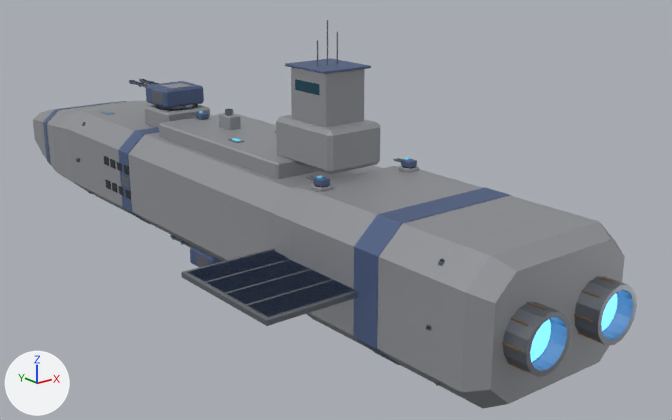
One commit to the glTF model assets/ships/earth_gun_cruiser.glb: the scene before it, then after it.
Before and after are seen from a 50 mm lens placed at (-185.0, -276.0, 100.0), pointed at (27.0, -11.0, -6.0). Every picture has the same lights, and +X, +Y and +Z are marked at lower left. The first picture is the older version. Where no turn or scale is listed for an object, it has been applied to the vertices. Vertices at exactly the same position are counted once.

The first picture shows 'FleetHull', 'mesh_pd_yaw_0', 'mesh_turret_gun_1' and 5 more.
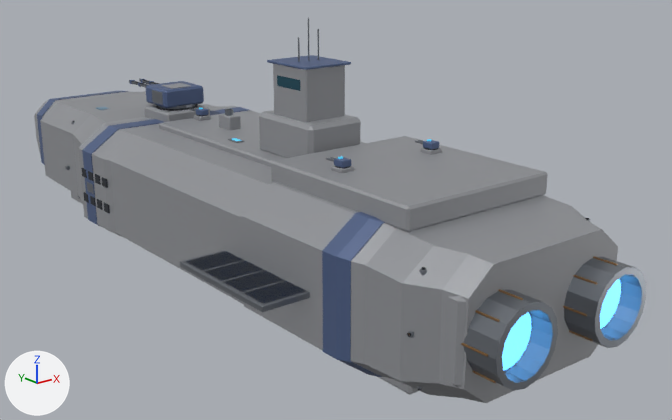
The change, as a diff of the scene's bpy script:
```diff
--- a/assets/ships/earth_gun_cruiser.glb.py
+++ b/assets/ships/earth_gun_cruiser.glb.py
@@ me_chisel_bow_001 @@
-me_chisel_bow_001.from_pydata(...)  # 3640 vertices, 6800 faces; spans x -61.0..61.0, y -145.0..186.0, z -27.0..69.0
+me_chisel_bow_001.from_pydata(...)  # 3792 vertices, 7092 faces; spans x -57.0..57.0, y -143.0..186.0, z -31.0..69.0
+# me_chisel_bow_001 part 1: the loose piece of 24 vertices spanning x -8.0..8.0, y -49.0..-31.0, z 34.0..54.0 is scaled about its middle by (3.5, 3.44, 0.308), then moved by (0.0, -38.0, -18.0)
+# me_chisel_bow_001 part 2: the loose piece of 24 vertices spanning x -11.0..11.0, y -55.0..-25.0, z 23.0..37.0 is moved by (0.0, 10.0, 0.0)
+# me_chisel_bow_001 part 3: the loose piece of 24 vertices spanning x 16.0..20.0, y -62.0..-58.0, z 21.0..22.0 is moved by (0.0, -10.0, 8.0)
+# me_chisel_bow_001 part 4: the loose piece of 24 vertices spanning x -20.0..-16.0, y -62.0..-58.0, z 21.0..22.0 is moved by (0.0, -10.0, 8.0)
+# me_chisel_bow_001 part 5: the loose piece of 16 vertices spanning x -24.0..24.0, y 142.0..150.0, z -17.0..14.0 is scaled about its middle by (1.09, 1, 1.23), then moved by (0.0, 0.0, 2.0)
+# me_chisel_bow_001 part 6: the loose piece of 16 vertices spanning x -27.0..27.0, y 52.0..60.0, z -19.0..19.0 is scaled about its middle by (1.55, 1, 1.19)
+# me_chisel_bow_001 part 7: the loose piece of 24 vertices spanning x -10.0..10.0, y -50.0..-30.0, z 54.0..55.0 is moved by (0.0, 10.0, 0.0)
+# me_chisel_bow_001 part 8: the loose piece of 24 vertices spanning x -8.0, y -46.0..-34.0, z 47.0..50.0 is moved by (0.0, 10.0, 0.0)
+# me_chisel_bow_001 part 9: the loose piece of 16 vertices spanning x 0.0, y -40.0, z 55.0..69.0 is moved by (0.0, 10.0, 0.0)
+# me_chisel_bow_001 part 10: the loose piece of 16 vertices spanning x -4.0, y -40.0, z 55.0..63.0 is moved by (0.0, 10.0, 0.0)
+# me_chisel_bow_001 part 11: the loose piece of 16 vertices spanning x 4.0, y -40.0, z 55.0..65.0 is moved by (0.0, 10.0, 0.0)
+# me_chisel_bow_001 part 12: the loose piece of 24 vertices spanning x -27.0, y 52.0..58.0, z -2.0..2.0 is moved by (-15.0, 0.0, 0.0)
+# me_chisel_bow_001 part 13: the loose piece of 24 vertices spanning x -27.0..-25.0, y -121.0..-119.0, z 16.0..17.0 is moved by (-7.0, 0.0, -1.0)
+# me_chisel_bow_001 part 14: the loose piece of 40 vertices spanning x -27.0..27.0, y -50.0..185.0, z -18.0..18.0 is rebuilt with 88 vertices and now spans x -42.0..42.0, y -50.0..185.0, z -22.0..22.0
+# me_chisel_bow_001 part 15: the loose piece of 32 vertices spanning x -30.0..30.0, y -138.0..-50.0, z -21.0..21.0 is rebuilt with 48 vertices and now spans x -41.0..41.0, y -133.0..-50.0, z -23.0..23.0
+# me_chisel_bow_001 part 16: the loose piece of 24 vertices spanning x -61.0..-27.0, y -92.0..-48.0, z -1.0..1.0 is rebuilt with 24 vertices and now spans x -57.0..-23.0, y -84.0..-40.0, z -1.0..1.0
+# me_chisel_bow_001 part 17: 88 loose pieces with 2248 vertices, spanning x -60.0..60.0, y -144.0..103.0, z -21.0..24.0, are deleted
+# me_chisel_bow_001 part 18: 4 vertices moved within x -22.0..22.0, y -137.0, z -9.0..9.0; 246 vertices removed from x -23.0..23.0, y -145.0..-117.0, z -9.0..9.0; 1390 vertices added at x -56.0..56.0, y -143.0..-19.0, z -31.0..54.0
+# me_chisel_bow_001 part 19: 4 vertices removed from x -2.0..2.0, y 38.0..42.0, z 24.0; 1196 vertices added at x -42.0..42.0, y 38.0..130.0, z -26.0..26.0
+# other edits to the shape of me_chisel_bow_001 do not show in these pictures
 me_chisel_bow_001.materials.append(mat_armor___graphite_titanium)
@@ ob_mesh_pd_yaw_0 @@
 ob_mesh_pd_yaw_0 = bpy.data.objects.new('mesh_pd_yaw_0', me_pd_0_receiver_001)
-ob_mesh_pd_yaw_0.location = (18.0, -60.0, 22.0)
+ob_mesh_pd_yaw_0.location = (18.0, -70.0, 30.0)
```

Boxes [x1, y1, x2, y2] around the edits, measured in the pictures (672 x 420 px; the box of a moved part takes in the faces that stretch with it):
'FleetHull', reshaped: before [33, 20, 637, 409]; after [34, 18, 646, 403]
'mesh_pd_yaw_0', moved: before [401, 158, 417, 168]; after [423, 140, 439, 150]
part 1 of me_chisel_bow_001, moved or reshaped: before [291, 67, 365, 127]; after [271, 136, 548, 232]
part 2 of me_chisel_bow_001, moved or reshaped: before [276, 115, 380, 174]; after [259, 110, 361, 158]
part 3 of me_chisel_bow_001, moved or reshaped: before [399, 166, 419, 173]; after [420, 148, 442, 155]
part 4 of me_chisel_bow_001, moved or reshaped: before [311, 185, 333, 192]; after [331, 166, 354, 173]
part 5 of me_chisel_bow_001, moved or reshaped: before [43, 101, 126, 164]; after [37, 91, 128, 165]
part 6 of me_chisel_bow_001, moved or reshaped: before [118, 127, 159, 224]; after [82, 107, 249, 226]
part 7 of me_chisel_bow_001, moved or reshaped: before [285, 58, 371, 74]; after [267, 55, 351, 70]
part 8 of me_chisel_bow_001, moved or reshaped: before [295, 79, 319, 95]; after [277, 75, 300, 91]
part 9 of me_chisel_bow_001, moved or reshaped: before [327, 20, 328, 65]; after [308, 18, 310, 61]
part 10 of me_chisel_bow_001, moved or reshaped: before [317, 40, 318, 66]; after [298, 37, 300, 62]
part 11 of me_chisel_bow_001, moved or reshaped: before [337, 32, 338, 64]; after [317, 29, 319, 60]
part 12 of me_chisel_bow_001, moved or reshaped: before [122, 175, 129, 187]; after [86, 181, 94, 194]
part 13 of me_chisel_bow_001, moved or reshaped: before [438, 261, 445, 266]; after [419, 269, 427, 276]
part 14 of me_chisel_bow_001, rebuilt: before [33, 101, 382, 261]; after [34, 92, 364, 304]
part 15 of me_chisel_bow_001, rebuilt: before [274, 166, 625, 409]; after [241, 182, 618, 403]
part 16 of me_chisel_bow_001, rebuilt: before [181, 248, 358, 326]; after [180, 250, 310, 312]
part 17 of me_chisel_bow_001, deleted: before [83, 111, 615, 386]
part 18 of me_chisel_bow_001, reshaped: before [503, 276, 637, 377]; after [186, 64, 646, 395]
part 19 of me_chisel_bow_001, built on: before [195, 118, 210, 121]; after [71, 107, 211, 213]
